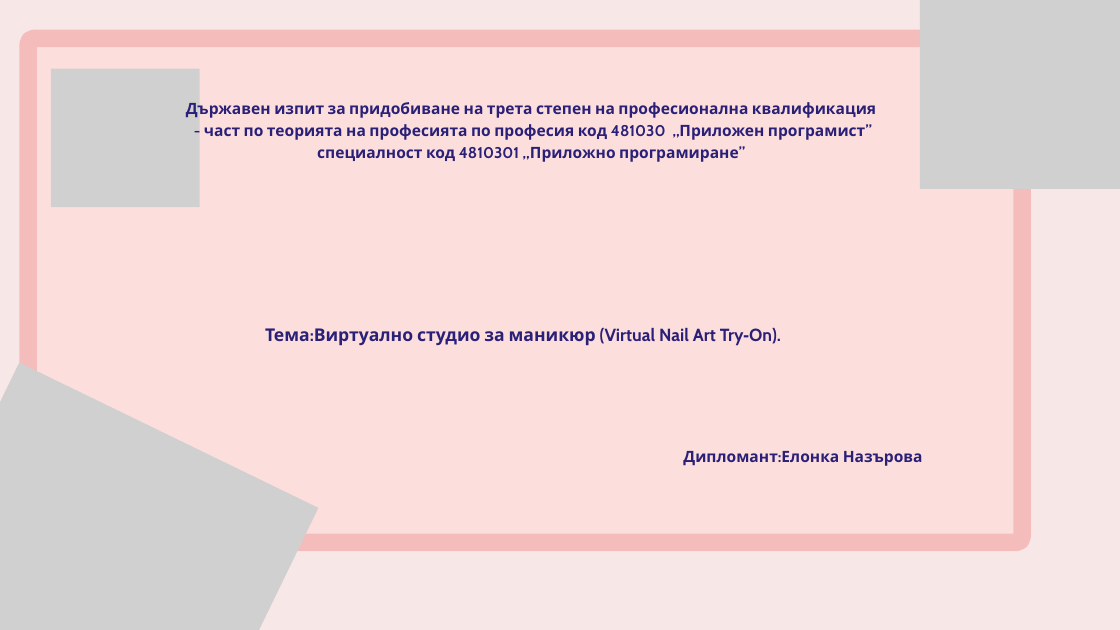
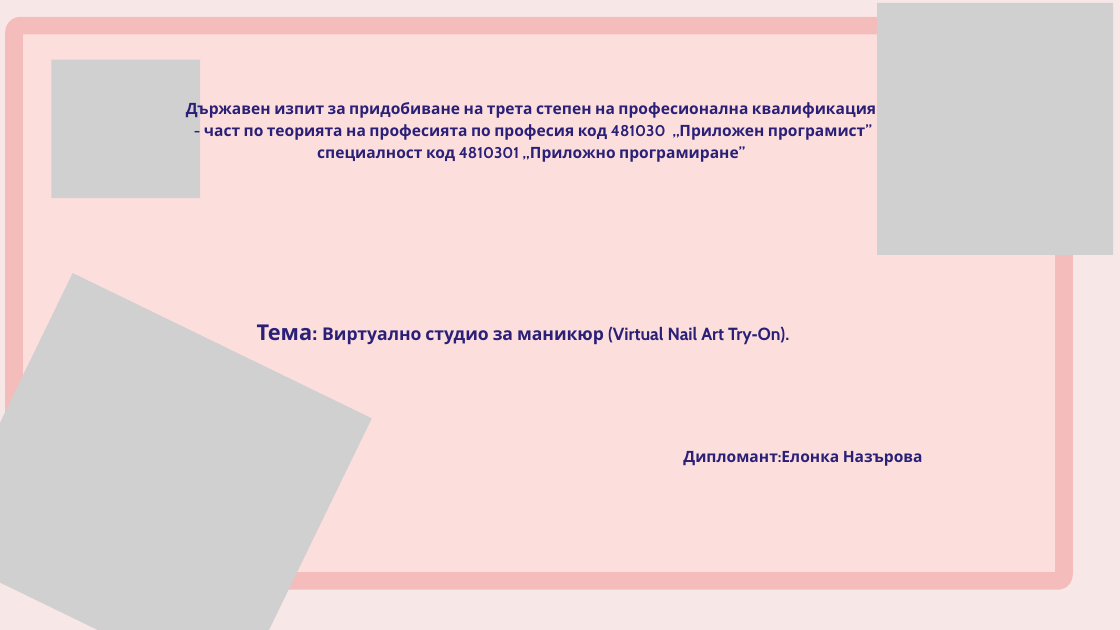
Before and after one commit to pgee-dzi2024/ThemePP_2606, a slide deck: slide 1 of DR/Защита.pptx. Drawn at 1120x630 pixels with LibreOffice and Linux fonts; fonts in the diff are those of the drawing; grey boxes stand for pictures. Boxes give left, top, right and bottom in pixels: in the first picture for what was removed or moved away, otherwise in the second. Text is boxed around its words. In the diff, an @@ line names an element or a change of style, - is before the commit and + after.

```diff
--- a/DR/Защита.pptx
+++ b/DR/Защита.pptx
@@ freeform shape: place and size @@
-freeform shape at bbox=[28, 39, 1022, 543]
+freeform shape at bbox=[14, 26, 1064, 581]
@@ picture: place and size @@
-picture at bbox=[920, 0, 1120, 189]
+picture at bbox=[877, 3, 1113, 255]
@@ picture: place and size @@
-picture at bbox=[51, 69, 200, 207]
+picture at bbox=[52, 59, 200, 198]
@@ picture: place and size @@
-picture at bbox=[0, 362, 318, 630]
+picture at bbox=[0, 273, 372, 630]
@@ text at bbox=[257, 324, 790, 345]: spaces changed @@
-Тема:Виртуално студио за маникюр (Virtual Nail Art Try‑On).
+Тема: Виртуално студио за маникюр (Virtual Nail Art Try‑On).
```
Also in this commit, not shown: 4 slides added, 1 slide removed, 3 other files.
